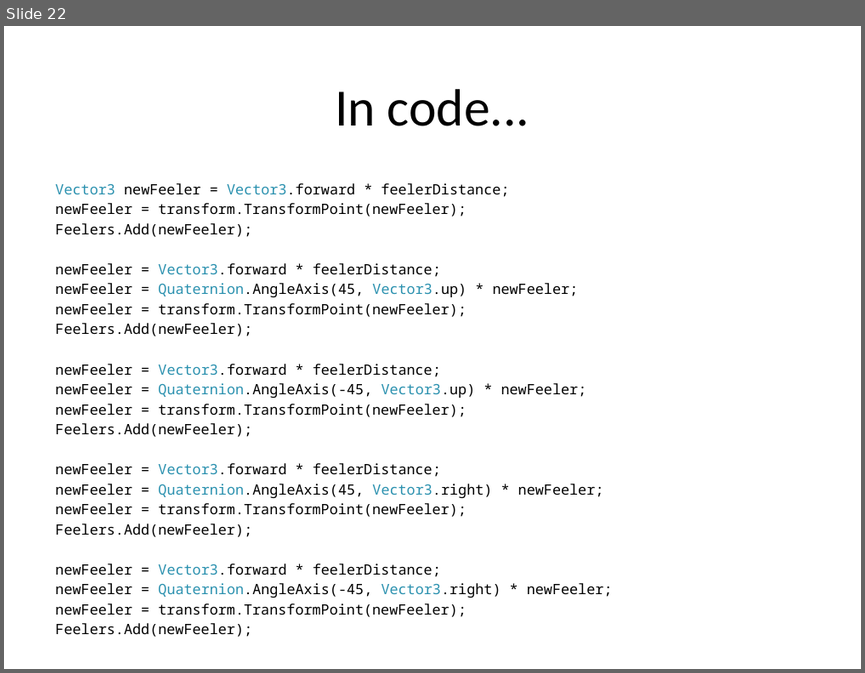
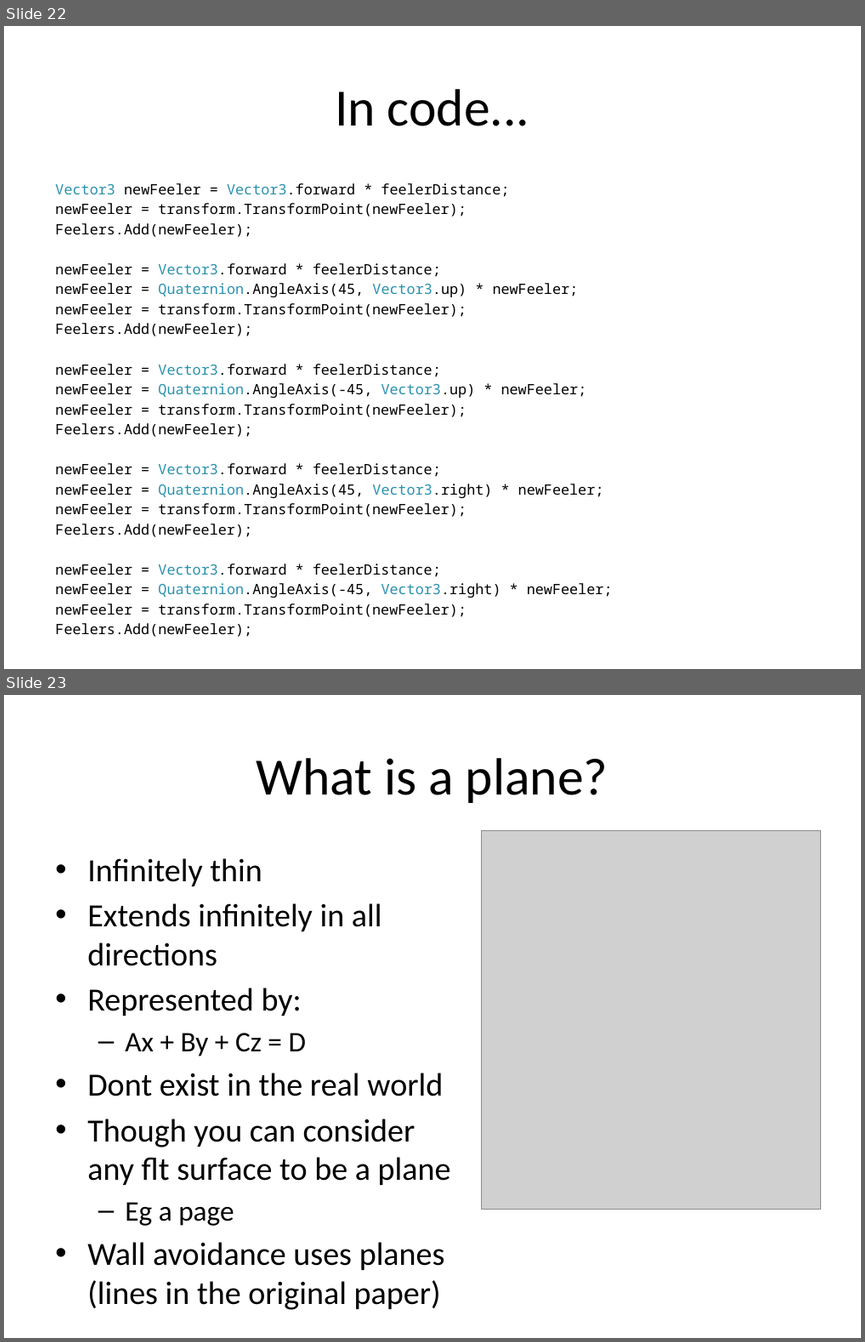
Before and after one commit to skooter500/UnitySteeringBehaviours, a slide deck: Lectures/Game AI 3.pptx. Shown one above the other, each under a label of ours: slide 22 before the commit, slides 22 and 23 after it. The pictures are 865x673 and 865x1342 pixels, drawn with LibreOffice and Linux fonts; fonts in the diff are those of the drawing; grey boxes stand for pictures; background and template pictures are left out. Boxes give left, top, right and bottom in pixels: in the first picture for what was removed or moved away, otherwise in the second. Text is boxed around its words. In the diff, an @@ line names an element or a change of style, - is before the commit and + after.

```diff
--- a/Lectures/Game AI 3.pptx
+++ b/Lectures/Game AI 3.pptx
@@ slide 23 added at (4,695,861,1338), background #FFFFFF @@
@@ title added at (256,758,608,803), 44 pt, text #000000 @@
+What is a plane?
@@ picture added at (481,830,821,1209) @@
@@ text added at (87,858,451,1310), 27.2 pt, text #000000 @@
+• Infinitely thin
+• Extends infinitely in all directions
+• Represented by:
+  – Ax + By + Cz = D
+• Dont exist in the real world
+• Though you can consider any flt surface to be a plane
+  – Eg a page
+• Wall avoidance uses planes (lines in the original paper)
```
Also in this commit, not shown: 7 slides changed, 14 other slides added, 2 other files.
